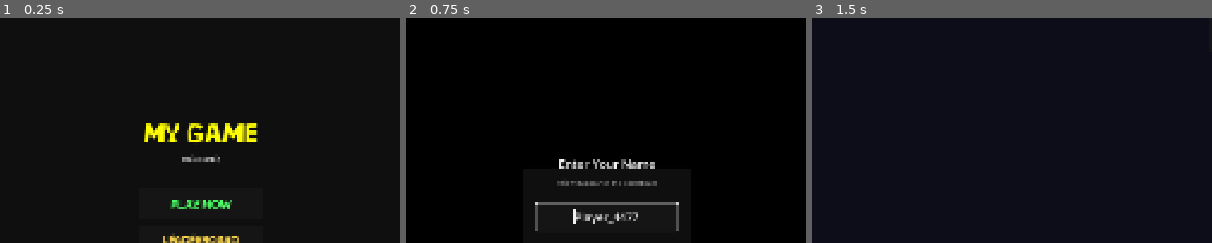
Above: before the commit, frames 1-3 (left to right).
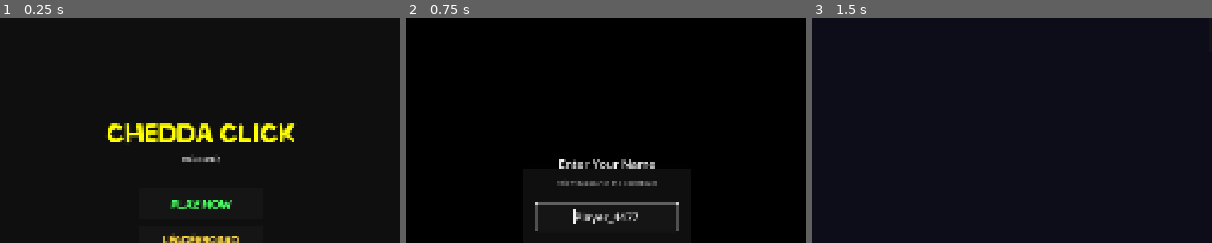
Above: after the commit, the same moments.

Repository: cheddatech/CheddaBoards-Godot
Game: Godot game, scene res://scenes/MainMenu.tscn
The game is run twice, just before and just after one commit, with the same random seed, the same clock (stepped at 60 frames per second) and the same inputs.
Inputs:
- Up to frame 1 (0.25 s): no input
- Up to frame 2 (0.75 s): click "PLAY NOW" at 0.5 s
- Up to frame 3 (1.5 s): click "LET'S GO!" at 1.25 s
The pictures show only the part of the screen within x 25-75%, y 0-50%; the shares and areas given below are measured in that part.

The runs differ from the first frame. In frame 1, 2.8% of the frame differs, in the area x 27-74%, y 46-56%; in frame 2, nothing differs; in frame 3, nothing differs.

Commit message:
Update MainMenu.tscn

Diff:
--- a/scenes/MainMenu.tscn
+++ b/scenes/MainMenu.tscn
@@ -51,7 +51,7 @@
 theme_override_colors/font_color = Color(1, 1, 0, 1)
 theme_override_fonts/font = ExtResource("3_h7a2f")
 theme_override_font_sizes/font_size = 64
-text = "My Game"
+text = "Chedda Click"
 horizontal_alignment = 1
 
 [node name="SubtitleLabel" type="Label" parent="LoginPanel/MarginContainer/VBoxContainer"]
@@ -273,7 +273,7 @@
 theme_override_colors/font_color = Color(1, 1, 0, 1)
 theme_override_fonts/font = ExtResource("3_h7a2f")
 theme_override_font_sizes/font_size = 48
-text = "My Game"
+text = "Chedda Click"
 horizontal_alignment = 1
 
 [node name="WelcomeLabel" type="Label" parent="AnonymousPanel/MarginContainer/VBoxContainer"]
Not shown: 1 places in scenes/MainMenu.tscn that only renumber resources
